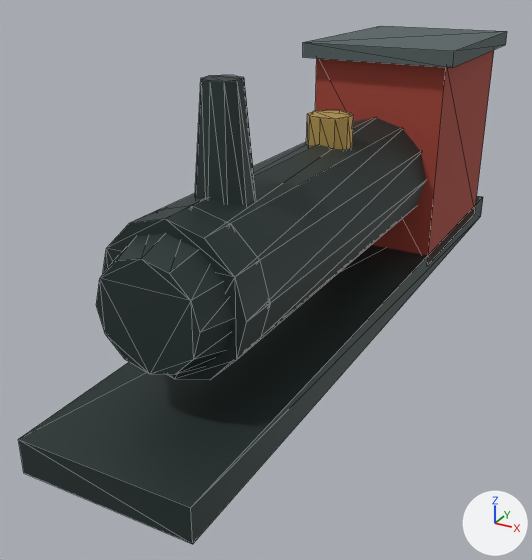
The glTF model assets/runtime/models/norway/nord-2-6-0_lod1.glb, before and after one commit.
Rendered twice from a 50 mm camera at (5.41, -12.43, 7.05) aimed at (-0.75, -1.23, 1.45). Every picture has the same lights, and +X, +Y and +Z are marked at lower right. The picture after the commit comes second. Mesh edges are drawn as thin lines. Where no turn or scale is listed for an object, it has been applied to the vertices.

Objects in the first picture: 'RF_Loco_Boiler', 'RF_Loco_Cab', 'RF_Loco_Chassis', 'RF_Loco_Dome', 'RF_Loco_Roof', 'RF_Loco_Smokebox', 'RF_Loco_Stack'.
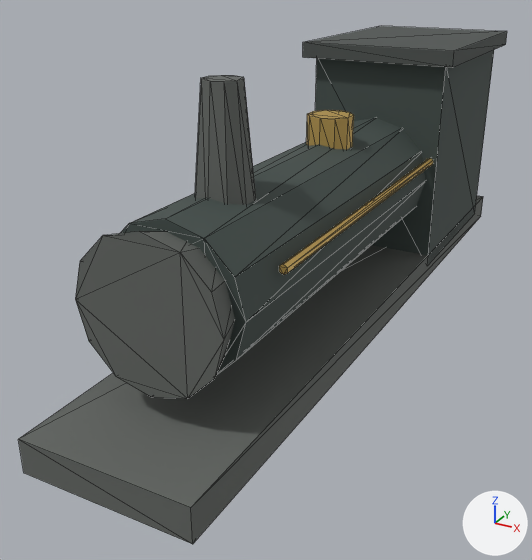
The newer file is also turned or shifted as a whole; pictures and numbers use the older file's frame.

The change, as a list of edits to the scene's bpy script:
```text
Add mat_rf_loco_metal:
    mat_rf_loco_metal = principled_material('RF_Loco_Metal')
    mat_rf_loco_metal.base_color = (0.12, 0.13, 0.12)  # dark grey #616561
    mat_rf_loco_metal.roughness = 0.78
Add mat_rf_loco_paint:
    mat_rf_loco_paint = principled_material('RF_Loco_Paint')
    mat_rf_loco_paint.base_color = (0.055, 0.075, 0.068)  # dark grey #424d4a
    mat_rf_loco_paint.roughness = 0.78
Change me_cube_009:
    where me_cube_009.from_pydata(...)  # 8 vertices, 12 faces; spans x -1.38..1.38, y -6.9..6.9, z -0.28..0.28
    remove me_cube_009.materials.append(mat_rf_iron)  # dark grey #354240
    add me_cube_009.materials.append(mat_rf_loco_metal)  # dark grey #616561
Change me_cube_010:
    where me_cube_010.from_pydata(...)  # 8 vertices, 12 faces; spans x -1.38..1.38, y -2.0..2.0, z -2.1..2.1
    remove me_cube_010.materials.append(mat_rf_red)  # red #a64235
    add me_cube_010.materials.append(mat_rf_loco_paint)  # dark grey #424d4a
Change me_cone_002:
    where me_cone_002.from_pydata(...)  # 24 vertices, 44 faces; spans x -1.18..1.18, y -0.58..0.58, z -1.18..1.18
    remove me_cone_002.materials.append(mat_rf_iron)  # dark grey #354240
    add me_cone_002.materials.append(mat_rf_loco_metal)  # dark grey #616561
Change me_cone_003:
    where me_cone_003.from_pydata(...)  # 20 vertices, 36 faces; spans x -0.48..0.48, y -0.5..0.5, z -1.1..1.1
    remove me_cone_003.materials.append(mat_rf_iron)  # dark grey #354240
    add me_cone_003.materials.append(mat_rf_loco_metal)  # dark grey #616561
Add me_zylinder_023:
    me_zylinder_023.from_pydata([(0.0, -3.38, 0.07), (0.0, 3.38, 0.08), (-0.06, -3.38, 0.04), (-0.06, 3.38, 0.04), (-0.06, -3.38, -0.04), (-0.06, 3.38, -0.04), (0.0, -3.38, -0.08), (0.0, 3.38, -0.07), (0.06, -3.38, -0.04), (0.06, 3.38, -0.04), (0.06, -3.38, 0.04), (0.06, 3.38, 0.04)], [], [(0, 1, 3), (0, 3, 2), (2, 3, 5), (2, 5, 4), (4, 5, 7), (4, 7, 6), (6, 7, 9), (6, 9, 8), (5, 3, 1), (1, 11, 9), (9, 7, 5), (1, 9, 5), (8, 9, 11), (8, 11, 10), (10, 11, 1), (10, 1, 0), (10, 0, 2), (2, 4, 6), (6, 8, 10), (2, 6, 10)])
    me_zylinder_023.materials.append(mat_rf_gold)  # orange #cead61
Change ob_rf_loco_smokebox:
    ob_rf_loco_smokebox.rotation_euler: (0.0, 0.0, 0.0) -> (0.0, 0.0, 3.142)  # degrees (0, 0, 0) -> degrees (0, 0, 180)
Add ob_rf_loco_mainpipe_001:
    ob_rf_loco_mainpipe_001 = bpy.data.objects.new('RF_Loco_MainPipe.001', me_zylinder_023)
    ob_rf_loco_mainpipe_001.location = (1.23, -0.97, 3.22)
```

Pixel boxes [x1, y1, x2, y2] of what changed, in the pictures (532 x 560 px):
'RF_Loco_Chassis', recoloured (lighter): [18, 196, 483, 544] in both
'RF_Loco_Smokebox', recoloured, turned (lighter): before [96, 233, 233, 375]; after [75, 231, 235, 399]
'RF_Loco_Cab', recoloured (red to dark grey): [315, 50, 494, 264] in both
'RF_Loco_Stack', recoloured: [195, 75, 256, 205] in both
'RF_Loco_MainPipe.001', added: after [279, 158, 433, 275]
